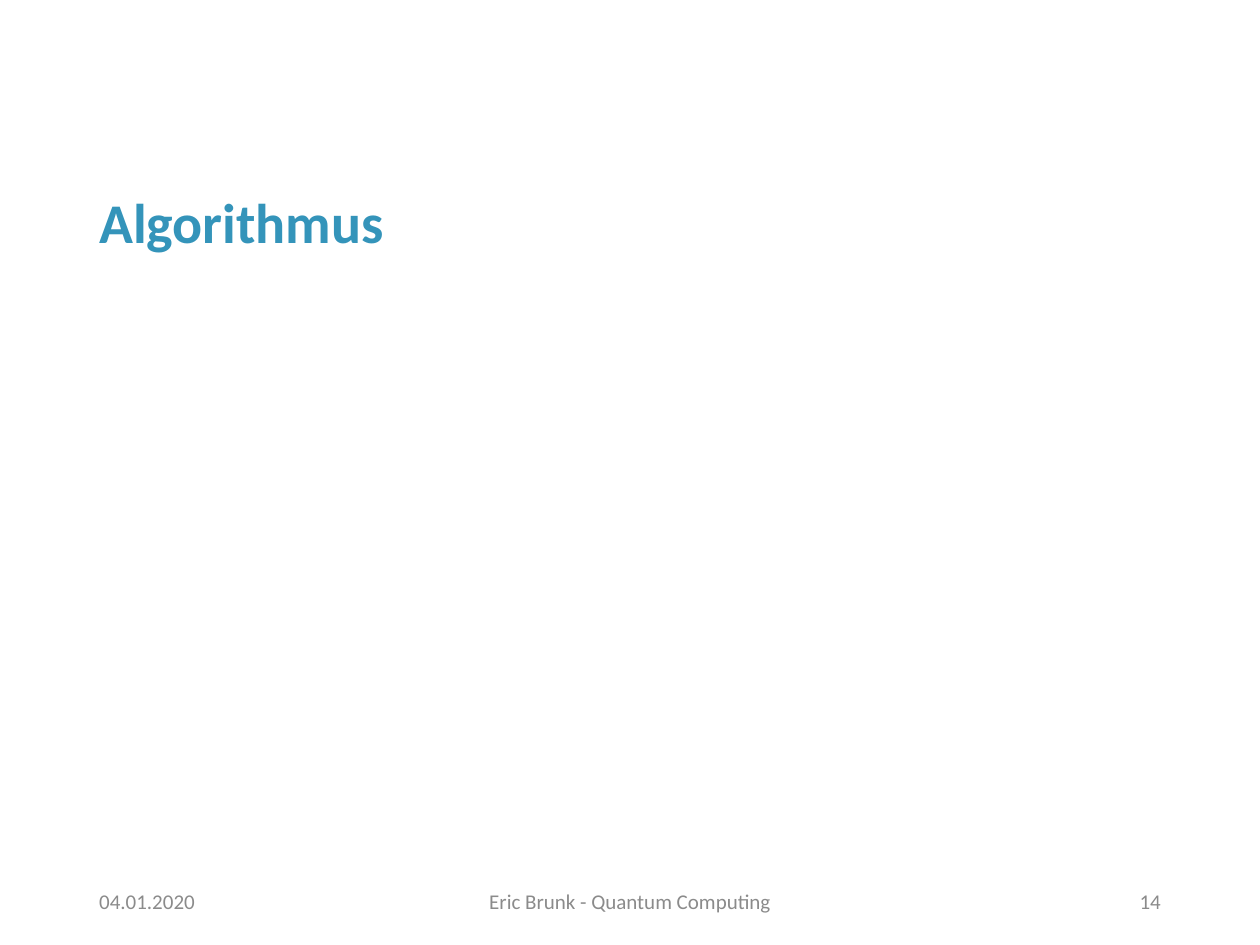
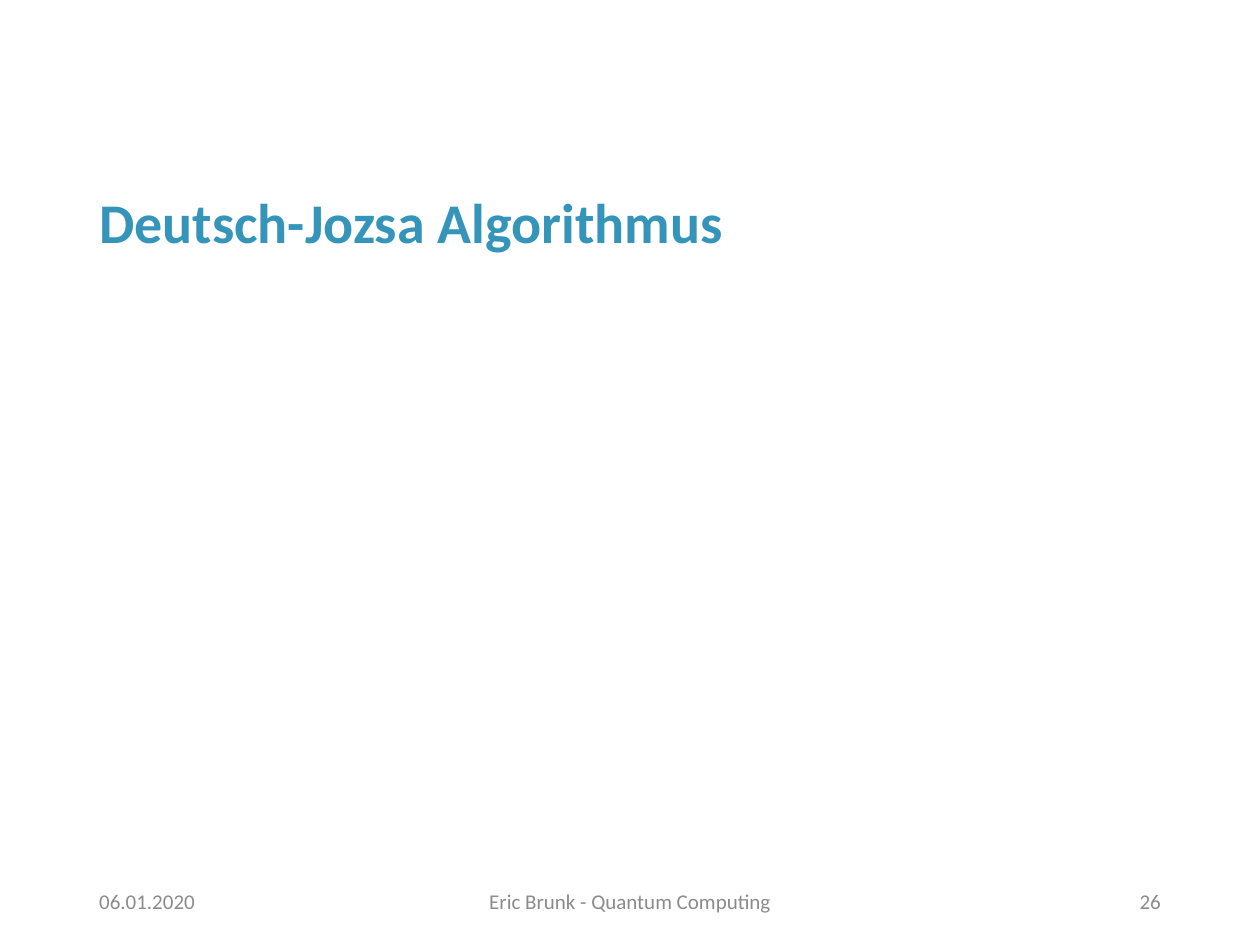
Before and after one commit to erxn91/quantum_computing, a slide deck: slide 26 of Präsentation.pptx (slide 14 before the commit). Drawn at 1260x945 pixels with LibreOffice and Linux fonts; fonts in the diff are those of the drawing; background and template pictures are left out. Boxes give left, top, right and bottom in pixels: in the first picture for what was removed or moved away, otherwise in the second. Text is boxed around its words. In the diff, an @@ line names an element or a change of style, - is before the commit and + after.

Commit message:
Deutsch-Jozsa

```diff
--- a/Präsentation.pptx
+++ b/Präsentation.pptx
@@ title at [99,203,723,253]: text changed @@
-Algorithmus
+Deutsch-Jozsa Algorithmus
@@ text at [99,895,195,909]: text changed @@
-04.01.2020
+06.01.2020
@@ page number at [1140,895,1161,909]: text changed @@
-14
+26
```
Also in this commit, not shown: 12 other slides changed, 12 slides added, 3 other files.
